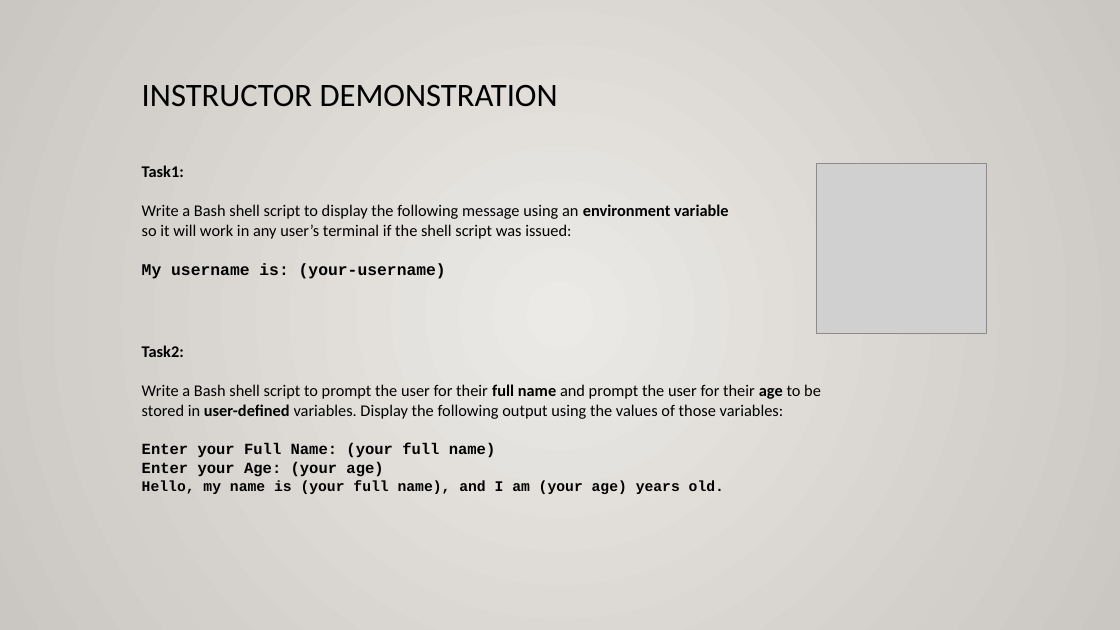
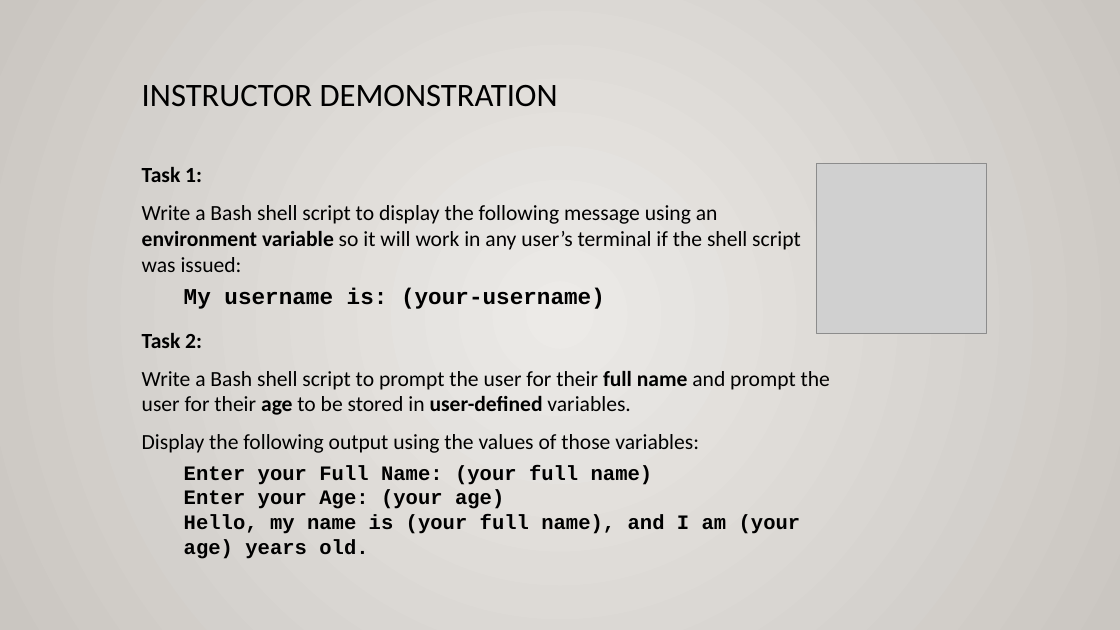
Before and after one commit to ULI101/slides, a slide deck: slide 19 of ULI101-11.1.pptx. Drawn at 1120x630 pixels with LibreOffice and Linux fonts; fonts in the diff are those of the drawing; grey boxes stand for pictures. Boxes give left, top, right and bottom in pixels: in the first picture for what was removed or moved away, otherwise in the second. Text is boxed around its words. In the diff, an @@ line names an element or a change of style, - is before the commit and + after.

```diff
--- a/ULI101-11.1.pptx
+++ b/ULI101-11.1.pptx
@@ text at <box>142,167,830,559</box>: text changed; size 14 to 18.5 pt @@
-Task1:
-Write a Bash shell script to display the following message using an environment variable
-so it will work in any user’s terminal if the shell script was issued:
-My username is: (your-username)
-Task2:
-Write a Bash shell script to prompt the user for their full name and prompt the user for their age to be stored in user-defined variables. Display the following output using the values of those variables:
-Enter your Full Name: (your full name)
-Enter your Age: (your age)
-Hello, my name is (your full name), and I am (your age) years old.
+Task 1:
+Write a Bash shell script to display the following message using an environment variable so it will work in any user’s terminal if the shell script was issued:
+  My username is: (your-username)
+Task 2:
+Write a Bash shell script to prompt the user for their full name and prompt the user for their age to be stored in user-defined variables.
+Display the following output using the values of those variables:
+  Enter your Full Name: (your full name)
+  Enter your Age: (your age)
+  Hello, my name is (your full name), and I am (your age) years old.
```
Also in this commit, not shown: 18 other slides changed, 3 other files.
